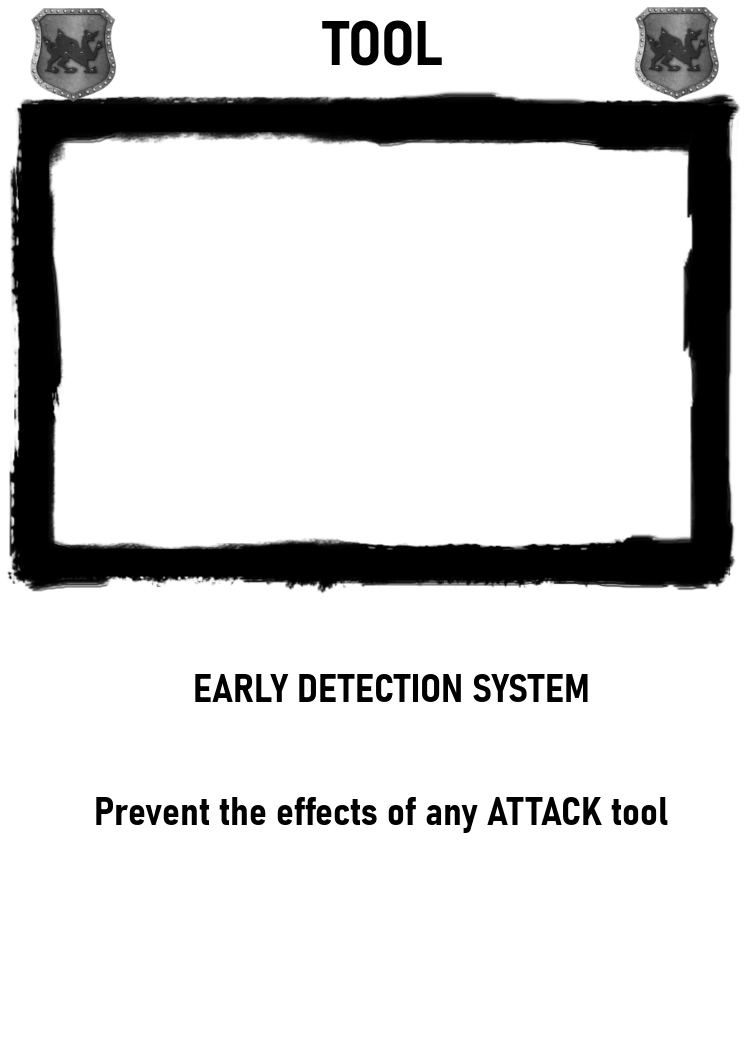
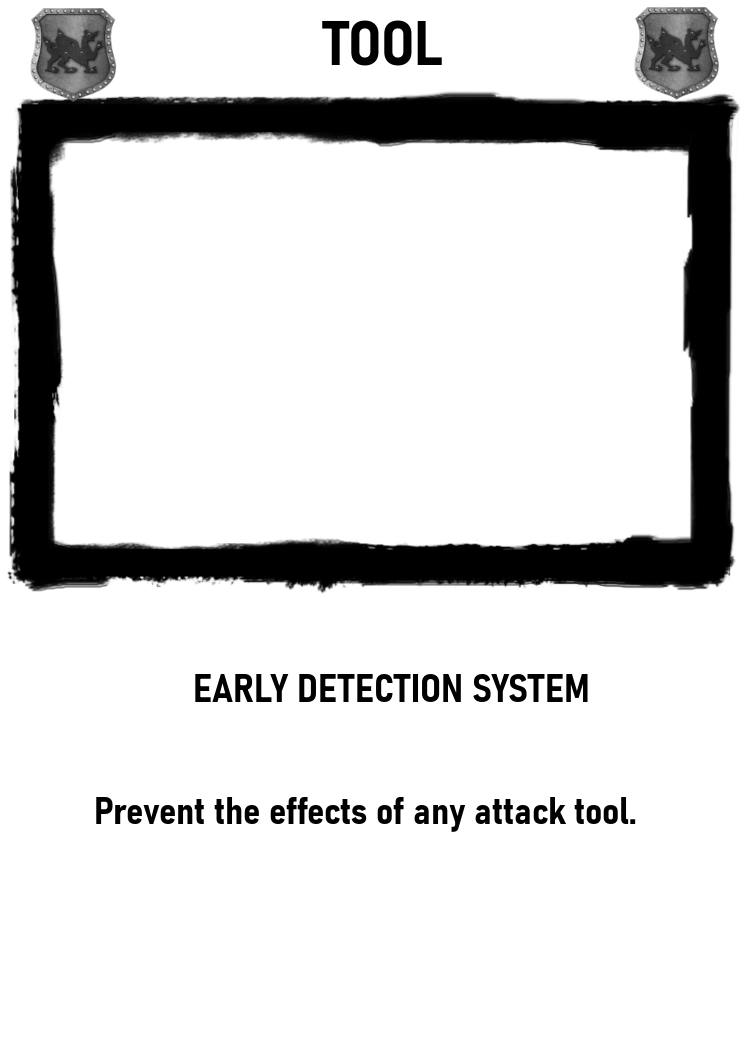
Layer changes from the first (750, 1050) image to the second:
renamed "Prevent the effects of any ATT..." to "Prevent the effects of any att...", painted on it over box(96, 797, 668, 834)
